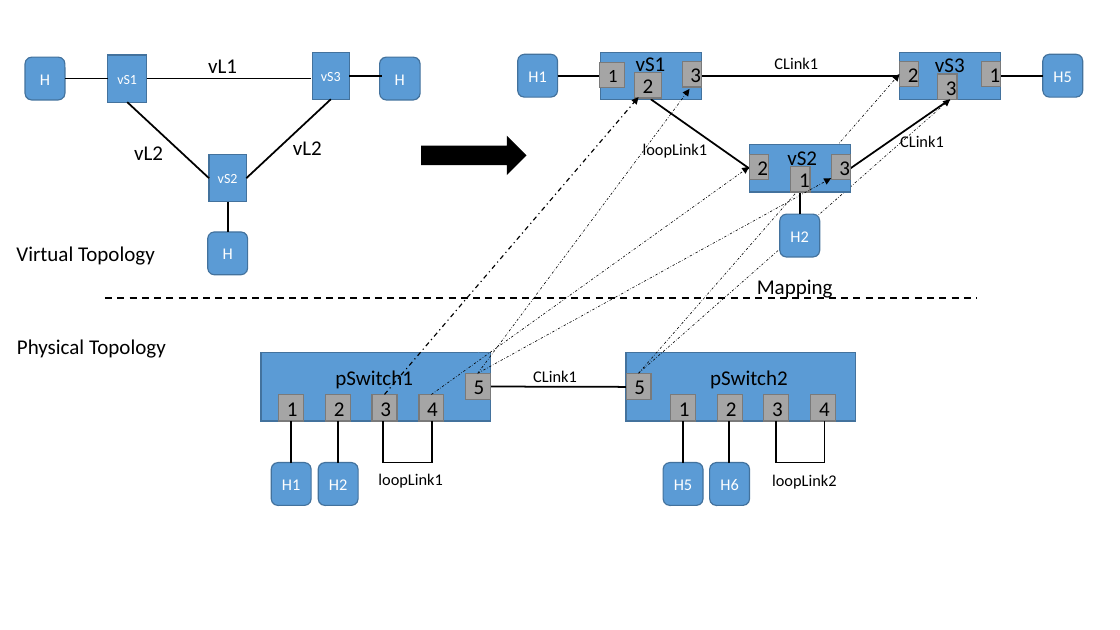
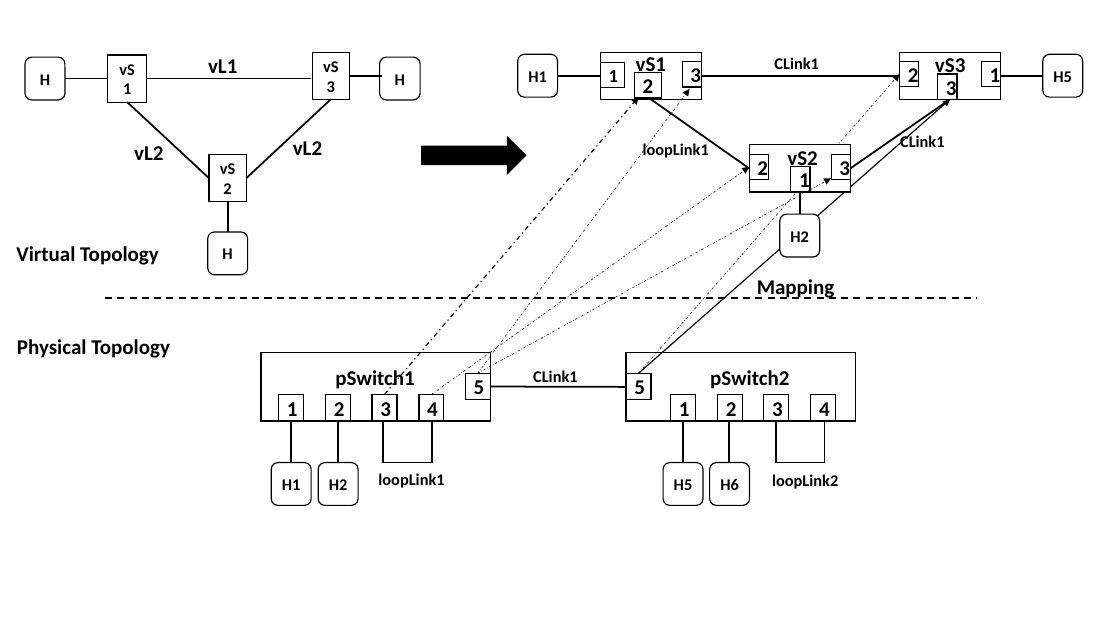
Before and after one commit to praveingk/bnvmapper, a slide deck: slide 1 of Diagrams/loop_mapping.pptx. Drawn at 1120x630 pixels with LibreOffice and Linux fonts; fonts in the diff are those of the drawing. Boxes give left, top, right and bottom in pixels: in the first picture for what was removed or moved away, otherwise in the second. Text is boxed around its words. In the diff, an @@ line names an element or a change of style, - is before the commit and + after.

```diff
--- a/Diagrams/loop_mapping.pptx
+++ b/Diagrams/loop_mapping.pptx
@@ bold on in 16 elements at bbox=[533, 370, 577, 387], bbox=[774, 57, 818, 69], bbox=[900, 134, 944, 147], bbox=[208, 59, 237, 79], bbox=[134, 146, 163, 160], bbox=[757, 279, 835, 299], bbox=[787, 151, 817, 172], bbox=[935, 58, 965, 78], bbox=[710, 370, 789, 389], bbox=[335, 368, 414, 392], bbox=[378, 473, 444, 488], bbox=[772, 474, 838, 489], bbox=[643, 143, 709, 158], bbox=[16, 246, 159, 265], bbox=[17, 339, 170, 358], bbox=[636, 57, 666, 78] @@
@@ bold on; fill #A5A5A5 to #FFFFFF; outline #7A7A7A 1 pt to #000000 1 pt in 19 elements at bbox=[465, 373, 491, 400], bbox=[626, 373, 651, 400], bbox=[279, 395, 304, 422], bbox=[326, 395, 351, 422], bbox=[372, 395, 397, 422], bbox=[419, 395, 444, 422], bbox=[670, 395, 696, 422], bbox=[718, 395, 743, 422], bbox=[764, 395, 789, 422], bbox=[811, 395, 836, 422], bbox=[634, 73, 661, 98], bbox=[682, 62, 702, 87], bbox=[900, 61, 919, 87], bbox=[938, 74, 957, 99], bbox=[981, 61, 1001, 87], bbox=[749, 155, 769, 180], bbox=[831, 155, 850, 180], bbox=[791, 167, 810, 192], bbox=[601, 62, 625, 87] @@
@@ arrow (639, 373) - (950, 99): stroke #000000 0.5 pt dashed to #000000 1 pt @@
@@ fill #5B9BD5 to #FFFFFF; outline #43739E 1 pt to #000000 1 pt in 5 elements at bbox=[261, 353, 491, 421], bbox=[626, 353, 855, 421], bbox=[601, 52, 702, 99], bbox=[900, 52, 1001, 99], bbox=[749, 145, 850, 192] @@
@@ size 12 to 14 pt, text colour #FFFFFF to #000000, bold on; fill #5B9BD5 to #FFFFFF; outline #43739E 1 pt to #000000 1 pt in 3 elements at bbox=[108, 55, 147, 102], bbox=[313, 52, 350, 99], bbox=[209, 155, 246, 202] @@
@@ text colour #FFFFFF to #000000, bold on; fill #5B9BD5 to #FFFFFF; outline #43739E 1 pt to #000000 1 pt in 10 elements at bbox=[271, 463, 312, 506], bbox=[318, 463, 359, 506], bbox=[663, 463, 703, 506], bbox=[710, 463, 750, 506], bbox=[518, 55, 558, 97], bbox=[1043, 55, 1083, 97], bbox=[25, 57, 66, 100], bbox=[208, 232, 248, 275], bbox=[380, 57, 420, 100], bbox=[780, 214, 820, 257] @@
@@ curved arrow removed from (478, 375) to (479, 373) @@
```
Also in this commit, not shown: 11 other files.
